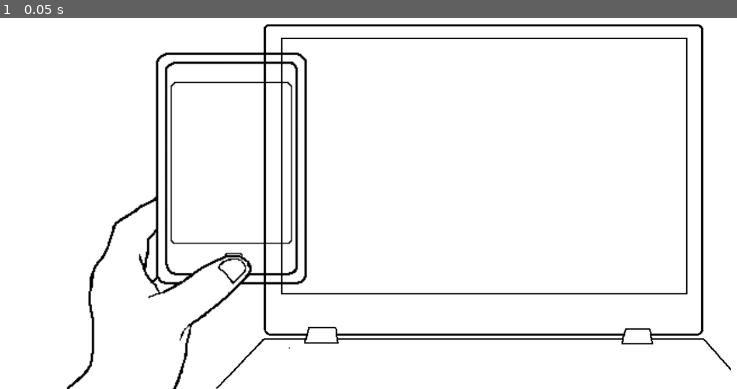
Above: before the commit, frame 1.
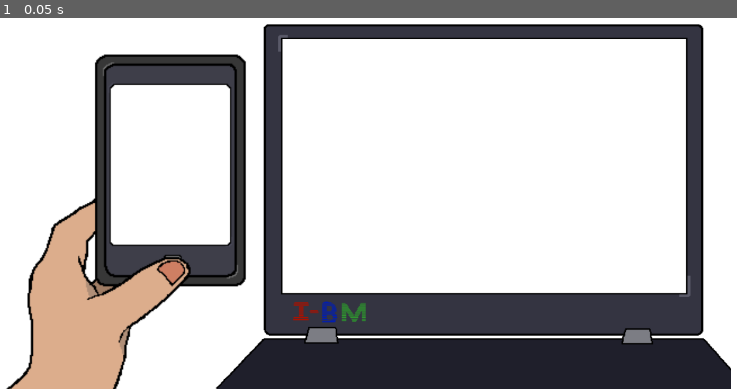
Above: after the commit, the same moment.

Repository: Epitrochoid/ludum-dare-40
Game: Godot game, scene res://Container.tscn
The game is run twice, just before and just after one commit, with the same random seed, the same clock (stepped at 60 frames per second) and the same inputs.
Inputs:
- Up to frame 1 (0.05 s): no input

The runs differ from the first frame. In frame 1, 33% of the frame differs, in the area x 0-100%, y 2-100%.

Commit message:
Add colored assets

Diff:
--- a/Container.tscn
+++ b/Container.tscn
@@ -1,7 +1,7 @@
 [gd_scene load_steps=4 format=2]
 
-[ext_resource path="res://assets/laptop.png" type="Texture" id=1]
-[ext_resource path="res://assets/phone_with_hand.png" type="Texture" id=2]
+[ext_resource path="res://assets/laptop_colored.png" type="Texture" id=1]
+[ext_resource path="res://assets/phone_with_hand_color.png" type="Texture" id=2]
 
 [sub_resource type="CanvasItemMaterial" id=1]
 
@@ -47,7 +47,7 @@
 
 [node name="Phone" type="Sprite" parent="ColorRect"]
 
-position = Vector2( 280, 450 )
+position = Vector2( 182.461, 453.121 )
 scale = Vector2( 1.8, 1.8 )
 z = 2
 texture = ExtResource( 2 )
Not shown, added: assets/laptop_colored.png.import
